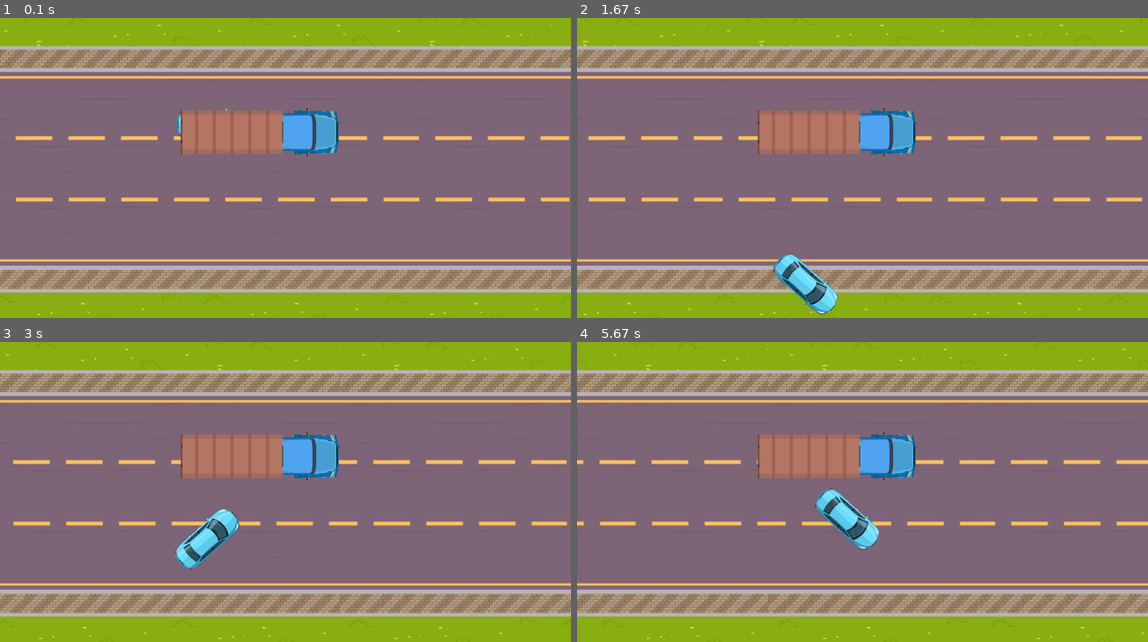
Above: before the commit, frames 1-4 (two rows, left to right).
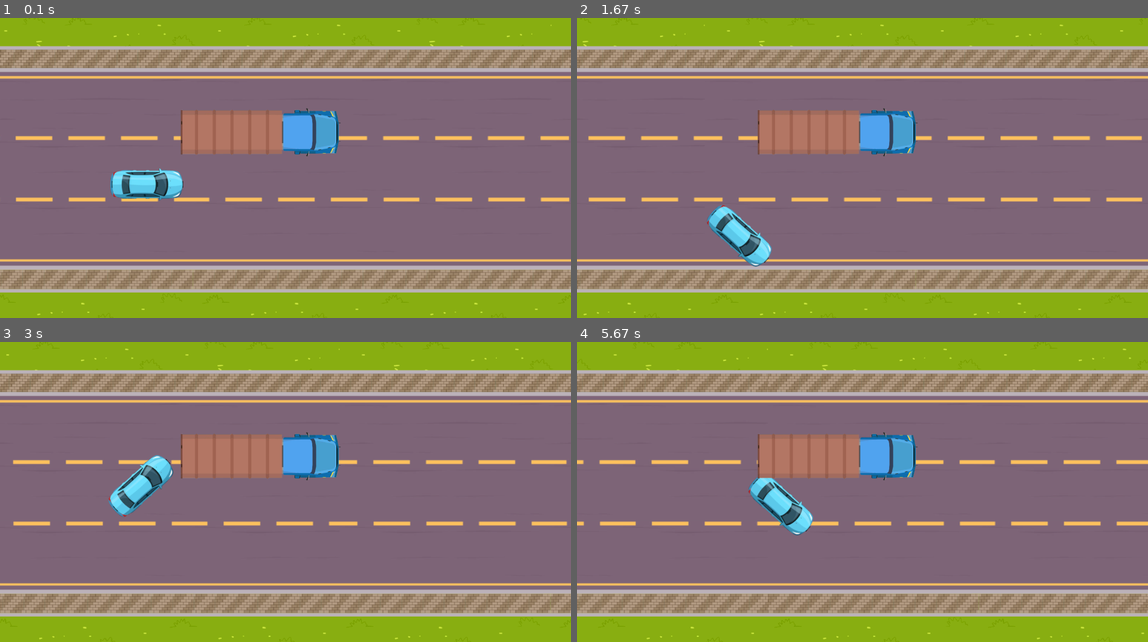
Above: after the commit, the same moments.

Repository: AdamJ77/highway-pygame
Game: pygame game, started from main_speeding.py
Two runs of this game, one before a commit and one after it. Both use one fixed random seed, a clock stepped at 60 frames per second and the inputs below.
Inputs:
- Up to frame 1 (0.1 s): no input
- Up to frame 2 (1.67 s): hold D 0.33-0.8 s; hold W 0.83-1.13 s; tap Space at 0.9, 1.23, 1.53 s; hold D 1.17-1.63 s
- Up to frame 3 (3 s): hold A 1.67-2.2 s; tap Space at 1.73, 2.03, 2.3, 2.63, 2.93 s; hold S 2.23-2.53 s; hold A 2.57-2.97 s
- Up to frame 4 (5.67 s): hold W 3-3.37 s; tap Space at 3.07, 3.47, 3.77, 4.13, 4.53, 4.83, 5.03, 5.33, 5.53 s; hold D 3.4-4.03 s; hold S 4.07-4.43 s; hold A 4.47-4.93 s; hold D 4.97-5.43 s; hold W from 5.47 s (still down)

The runs differ from the first frame. In frame 1, 1.2% of the frame differs, in the area x 19-41%, y 30-61%; in frame 2, 2.3%, in the area x 22-46%, y 62-99%; in frame 3, 2.3%; in frame 4, 2.3%.

Commit message:
Collision WIP

Diff:
--- a/config.py
+++ b/config.py
@@ -6,9 +6,10 @@
 # GAME
 WIDTH, HEIGHT = 1900, 1000
 WIN = pg.display.set_mode((WIDTH, HEIGHT))
-DRIVING_AREA_SIZE = (HEIGHT//5, 4*HEIGHT//5)
+DRIVING_AREA_SIZE = (HEIGHT//5 - 50, 3*HEIGHT//4 - 150)
 
-
+# BLANK HIGHWAY AREA (TO TEST RECT)
+AREA_SURFACE = pg.Surface((WIDTH, HEIGHT), pg.SRCALPHA)
 
 # PLAYER
 PLAYER_IMAGE = pg.transform.rotate(pg.image.load("images/player_car_new.png"), -90)
@@ -52,7 +53,8 @@
 # TRUCK
 TRUCK_WIDTH, TRUCK_HEIGHT = 161, 534
 TRUCK_IMAGE = pg.transform.rotate(pg.transform.scale(pg.image.load("images/truck.png"), (TRUCK_WIDTH, TRUCK_HEIGHT)), -90)
-
+TRUCK_WIDTH = TRUCK_IMAGE.get_width()
+TRUCK_HEIGHT = TRUCK_IMAGE.get_height()
 
 
 
--- a/main_speeding.py
+++ b/main_speeding.py
@@ -33,7 +33,8 @@
     LAMPS_IMAGE,
     lamp_tiles,
     LAMPS_WIDTH,
-    BRAKE_LIGHTS
+    BRAKE_LIGHTS,
+    AREA_SURFACE
 )
 
 pg.display.set_caption("Highway ride")
@@ -52,14 +53,23 @@
         self._x: float = 600
         self._y : float= 300
         self.rotation = 0
-        self.model
         self.decelaration: int = FRICTION_DECEL
-
+        self.width: int = 0
+        self.height: int = 0
+
+
+    def get_rect(self):
+        """Create and return Rect object based on self attributes"""
+        return pg.Rect(self.x, self.y, self.width, self.height)
 
     def constant_speed(self) -> None:
         """Press and hold space to set constant speed"""
         self.speed = SCROLL_SPEED
 
+    def get_center_point(self):
+        """Return list of center point coordinates of car"""
+        return [self.x + self.width // 2, self.y + self.height // 2]
+
     @classmethod
     def slomo_test(cls):
         cls.max_speed = MAX_SPEED_PLAYER // 2
@@ -86,27 +96,37 @@
 
     # or classmethod Truck
 
+
 class Truck(Car):
     def __init__(self) -> None:
+        super().__init__()
         self.model = TRUCK_IMAGE
-        super().__init__()
+        self.width = TRUCK_WIDTH
+        self.height = TRUCK_HEIGHT
 
 
 
 class Player(Car):
     def __init__(self) -> None:
+        super().__init__()
         self._x = WIDTH // 5
         self._y = HEIGHT // 2
         self.model = PLAYER_IMAGE
+        self.width = PLAYER_WIDTH
+        self.height = PLAYER_HEIGHT
         self.speed = SPEED_PLAYER
         self.decelaration = FRICTION_DECEL
         self.brakes_light = False
         self.brake_model = BRAKE_LIGHTS
-        super().__init__()
-        # self.speed
-
-    def get_center_point(self):
-        return [self.x + PLAYER_WIDTH // 2, self.y + PLAYER_HEIGHT // 2]
+
+
+    def get_rect(self):
+        """Create and return Rect object based on self attributes"""
+        x_cord = self.x
+        y_cord = self.y
+        if self.rotation < 0:
+            y_cord = self.y + self.width // 2 * self.get_tan(self.rotation)
+        return pg.Rect(x_cord, y_cord, self.width, self.height)
 
 
     @staticmethod
@@ -140,8 +160,6 @@
             if self.x - self.decelaration > 0:
                 self.x -= self.decelaration * 6
         self.move_sideways()
-
-
 
     def brake(self) -> None:
         """Massive speed down"""
@@ -164,7 +182,6 @@
         negative=0:     rotate left
         negative=1:     rotate right
         """
-
         rotated_image = pg.transform.rotate(PLAYER_IMAGE, self.rotation)
         rotated_image_brake = pg.transform.rotate(BRAKE_LIGHTS, self.rotation)
         new_rect = rotated_image.get_rect(center=(self.model.get_rect(topleft=(self.x, self.y)).center))
@@ -218,19 +235,34 @@
 def draw_tiremarks(player: Player):
     pass
 
+
+
 def update_screen(player: Player, truck: Truck) -> None:
     """Updates screen images' positions"""
     player_model = player.brake_model if player.brakes_light else player.model
     WIN.blit(player_model, (player.x, player.y))
     WIN.blit(truck.model, (truck.x, truck.y))
+
+    # testing rect surface for further implementation of collisions
+
+    # colors = get_random_colors()
+    # rect_player = player.get_rect()
+    # rect_truck = truck.get_rect()
+    # WIN.blit(AREA_SURFACE, (0,0))
+    # pg.draw.rect(AREA_SURFACE, colors, rect_truck)
+
     # WIN.blit(LAMP_IMAGE, (300, 750))
     pg.display.update()
+
+
 
 def scroll_background(scroll_speed_bg: int):
     for index in range(bg_tiles):
         WIN.blit(HIGHWAY_IMAGE, (index * HIGHWAY_IMAGE_WIDTH + scroll_speed_bg, 0))
         scroll_speed_bg -= SCROLL_SPEED # -5
     return scroll_speed_bg
+
+
 
 #TODO fix lamps
 def scroll_lamps(scroll_speed_lamp: int):
@@ -239,25 +271,36 @@
         scroll_speed_lamp -= SCROLL_SPEED
     return scroll_speed_lamp
 
+
+
 CHANCE_OF_SPAWN = 0.1
-
 def spawn_traffic(density):
     chance = random.random()
     if chance < CHANCE_OF_SPAWN:
         pass
 
+
+
 def check_collision(game: Game, player: Player, traffic_cars: list):
+    rect_player = player.get_rect()
+    for car in traffic_cars:
+        rect_car = car.get_rect()
+        return True if rect_player.colliderect(rect_car) else False
+
+
+
+def get_corner_of_collision(player: Player) -> object:
     pl_centr_x, pl_centr_y = player.get_center_point()
     boundaries_x = [pl_centr_x + PLAYER_WIDTH // 2, pl_centr_x - PLAYER_WIDTH // 2]
     boundaries_y = [pl_centr_y + PLAYER_HEIGHT // 2, pl_centr_y - PLAYER_HEIGHT // 2]
-
     prod = product(boundaries_x, boundaries_y)
-    # mozna za pomoca itertools product miec produkt skladajacy sie z 2 danych i sprawdzac po jednej danej czy wewnatrz
-    for car in traffic_cars:
-        for x_v, y_v in prod:
-            if x_v in range(car.x - 100, car.x + TRUCK_WIDTH) and y_v in range(car.y - 100, car.y + TRUCK_HEIGHT):
-                return True
-        return False
+    return prod
+
+
+def get_random_colors():
+    """Return RGB list color"""
+    return [random.randint(0, 255) for _ in range(3)]
+
 
 
 def main(*args, **kwargs):
@@ -267,12 +310,12 @@
 
     #TODO game not definied yet
     game1 = Game()
-
     player = Player()
     truck1 = Truck()
     scroll_speed_bg = 0
     scroll_speed_lamp = 0
     traffic_cars = [truck1]
+
     while run:
         clock.tick(60)
         for event in pg.event.get():
@@ -284,12 +327,14 @@
         if abs(scroll_speed_bg) > HIGHWAY_IMAGE_WIDTH:
             scroll_speed_bg = 0
 
+
         # lamps rendering
         # TODO fix optimization
         # scroll_speed_lamp = scroll_lamps(scroll_speed_lamp)
         # if abs(scroll_speed_lamp) > HIGHWAY_IMAGE_WIDTH:
         #     scroll_speed_lamp = 0
 
+
         # player actions
         input_player(player)
 
@@ -297,7 +342,7 @@
         truck1.constant_speed()
         # truck1.no_acceleration()
 
-        # print(check_collision(game1, player, traffic_cars))
+        print(check_collision(game1, player, traffic_cars))
 
         # testing classmethod slomo
         # if player.x > HIGHWAY_IMAGE_WIDTH // 2:
@@ -305,11 +350,14 @@
 
         #update screen
         update_screen(player, truck1)
-        # print(truck1.x, truck1.y)
+
         #TODO logging
         #print(player.rotation)
 
-        print(player.get_center_point())
+        # print(player.get_center_point())
+
+
+        # pg.draw.circle(WIN, black, tuple(player.get_center_point()), 20)
     pg.quit()
 
 
